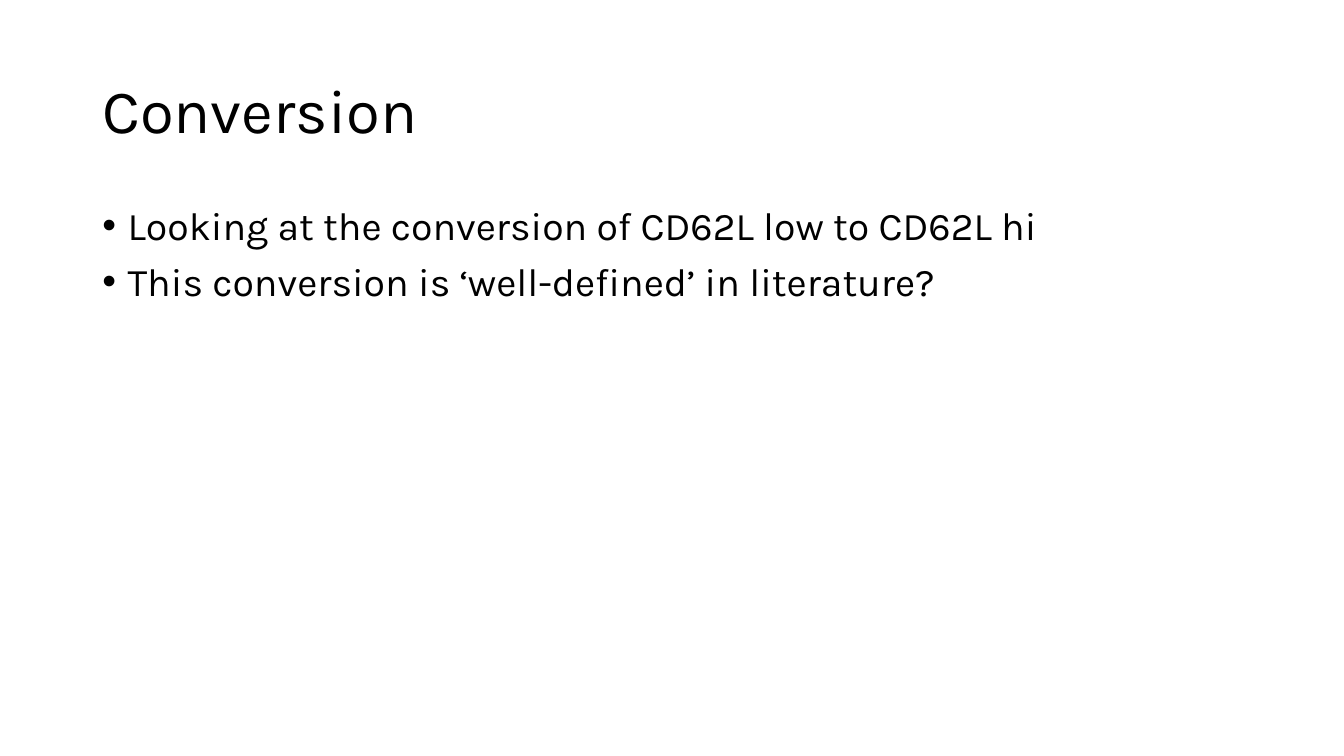
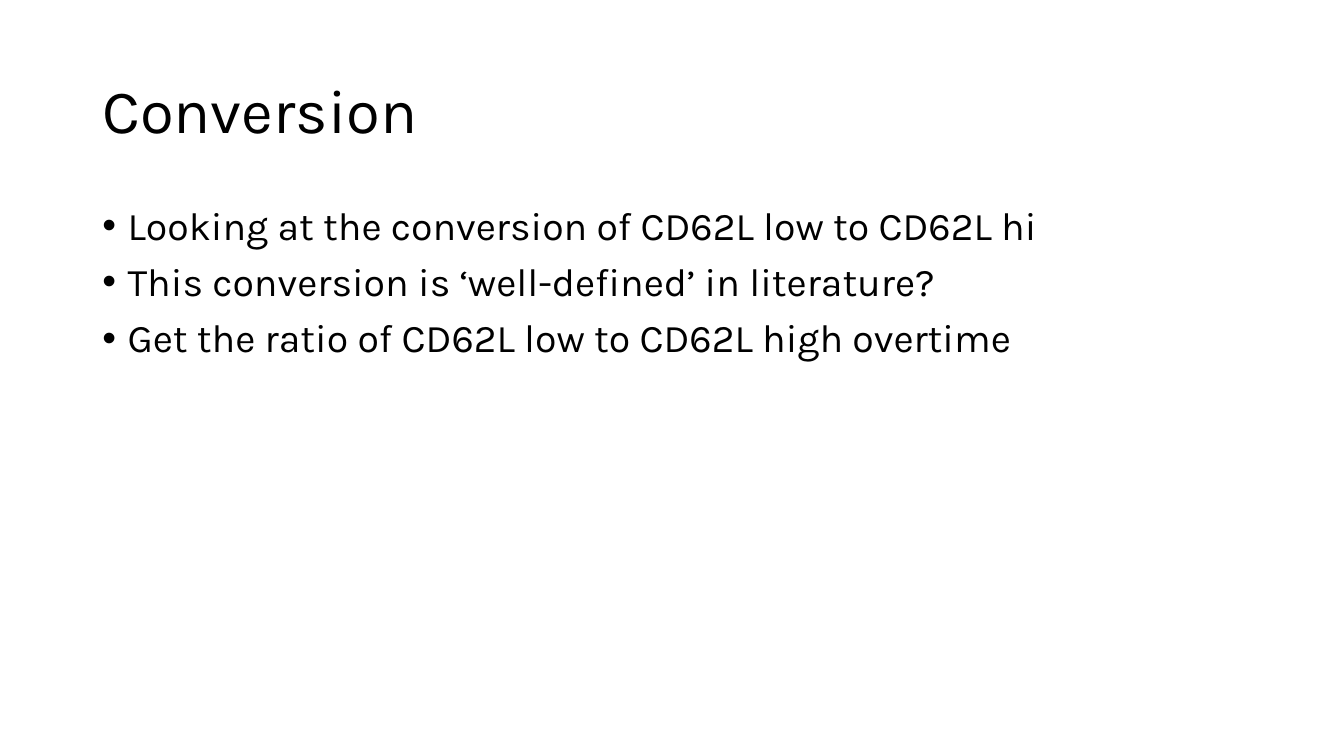
Before and after one commit to arnoldreynaldi/Synergy, a slide deck: slide 17 of Decay Kinetics.pptx. Drawn at 1344x756 pixels with LibreOffice and Linux fonts; fonts in the diff are those of the drawing. Boxes give left, top, right and bottom in pixels: in the first picture for what was removed or moved away, otherwise in the second. Text is boxed around its words. In the diff, an @@ line names an element or a change of style, - is before the commit and + after.

Commit message:
slides edit

```diff
--- a/Decay Kinetics.pptx
+++ b/Decay Kinetics.pptx
@@ text at <box>128,325,1010,362</box>: paragraph added @@
+• Get the ratio of CD62L low to CD62L high overtime
```
Also in this commit, not shown: 2 other slides changed.
